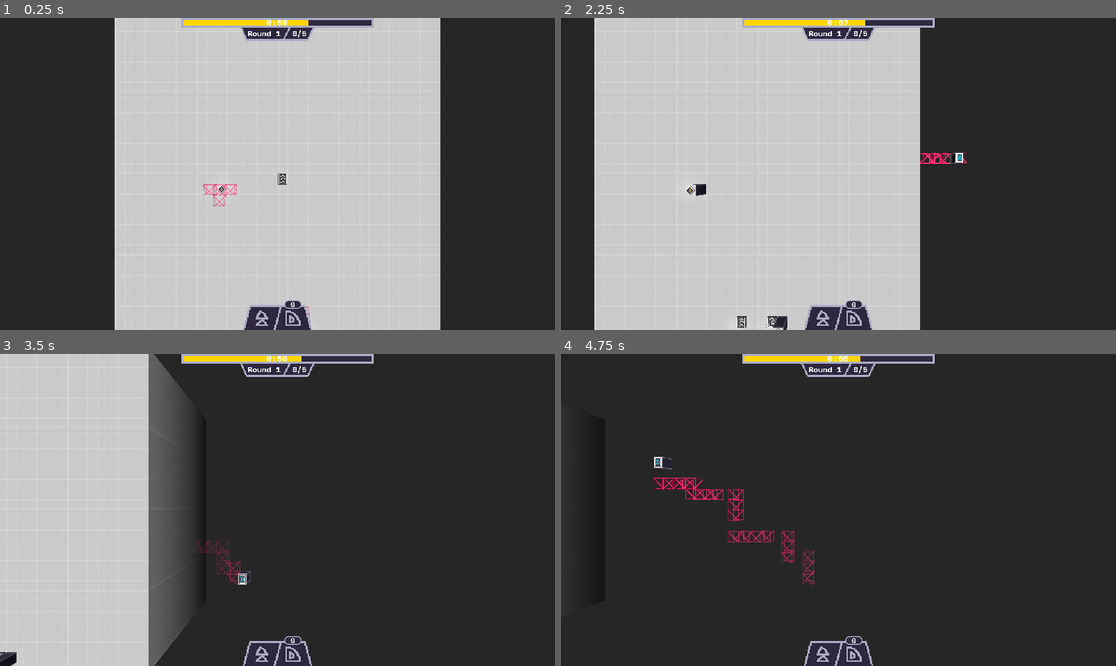
Above: before the commit, frames 1-4 (two rows, left to right).
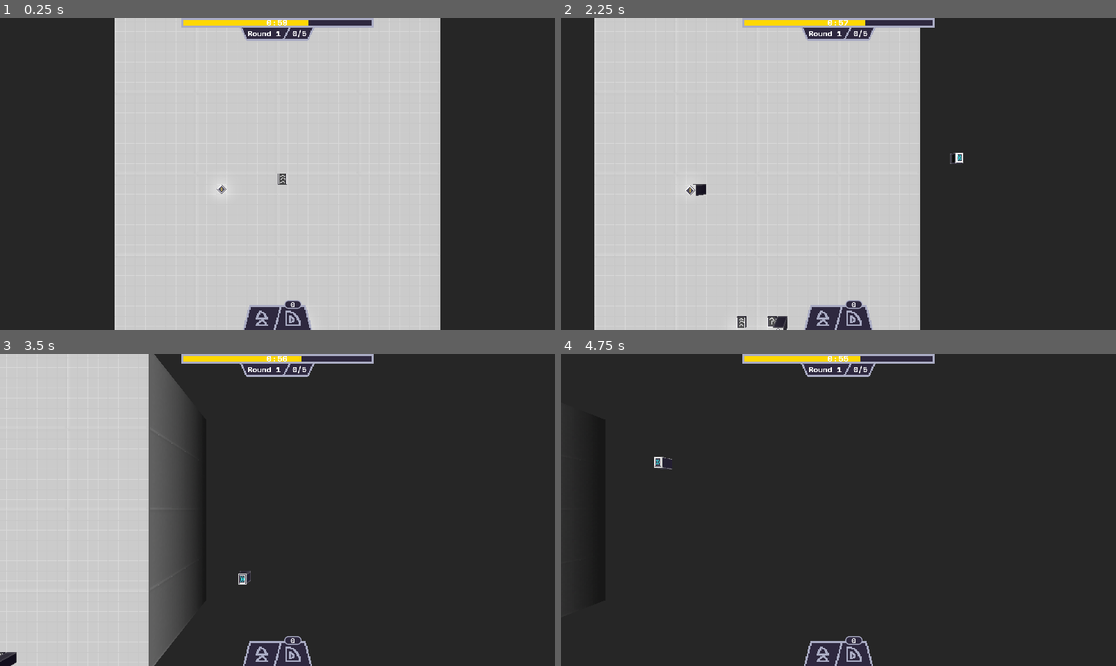
Above: after the commit, the same moments.

Repository: apia46/ThingDeliverer
Game: Godot game, scene res://scenes/game.tscn
Two runs of this game, one before a commit and one after it. Both use one fixed random seed, a clock stepped at 60 frames per second and the inputs below.
Inputs (mouse positions are in pixels of both pictures, inside the frame that each line leads up to):
- Up to frame 1 (0.25 s): no input
- Up to frame 2 (2.25 s): click (821, 317) at 0.5 s; click "0" at 1.25 s; tap Enter at 2 s; move the mouse to (960, 158) at 2.02 s; hold D from 2.03 s (still down); tap E at 2.1 s; click (960, 158) at 2.17 s
- Up to frame 3 (3.5 s): release D at 2.75 s; drag from (166, 525) to (249, 572) at 2.77 s
- Up to frame 4 (4.75 s): move the mouse to (894, 441) at 3.52 s; hold D 3.53-4.25 s; tap F at 3.6 s; click (894, 441) at 3.67 s; drag from (810, 572) to (672, 463) at 4.27 s

The runs differ from the first frame. In frame 1, 0.2% of the frame differs, in the area x 36-56%, y 53-97%; in frame 2, 0.1%; in frame 3, 0.3%; in frame 4, 0.9%, in the area x 16-46%, y 39-74%.

Commit message:
finished tidying things up

Diff:
--- a/scripts/entities/belt.gd
+++ b/scripts/entities/belt.gd
@@ -20,14 +20,6 @@
 	super()
 	checkPrevious()
 	updateNext()
-
-func previousWillBeDisconnected() -> void:
-	pathNode.disconnectFromPath()
-
-func previousWillBeDeleted() -> void:
-	previousDirection = U.ROTATIONS.DOWN
-	pathNode.disconnectFromPath()
-	loadVisuals()
 
 func checkPrevious() -> void:
 	var previousNode
@@ -83,7 +75,7 @@
 	currentlyDisplayedPreviousDirection = previousDirection
 
 func delete() -> void:
-	pathNode.disconnectFromPath(true)
+	pathNode.delete()
 	if itemDisplay: scene.items.removeDisplay(itemDisplay)
 	super()
 
--- a/scripts/entities/entity.gd
+++ b/scripts/entities/entity.gd
@@ -45,8 +45,6 @@
 	var entity = scene.getEntity(node.position + U.rotate(difference, rotation))
 	return entity.asNodeInputFrom(node) if entity else null
 
-func previousWillBeDisconnected() -> void: assert(false)
-func previousWillBeDeleted() -> void: assert(false)
 func checkPrevious() -> void: pass
 func updateNext() -> void: pass
 func checkNext() -> void: pass # used sparingly
--- a/scripts/entities/outputter.gd
+++ b/scripts/entities/outputter.gd
@@ -6,13 +6,6 @@
 	if !pathNode.previousNode: visualInstance = preload("res://scenes/entityVisuals/outputDirectionless.tscn").instantiate()
 	else: visualInstance = preload("res://scenes/entityVisuals/output.tscn").instantiate()
 	super()
-
-func previousWillBeDisconnected() -> void:
-	pathNode.path.uncomplete()
-
-func previousWillBeDeleted() -> void:
-	pathNode.path.uncomplete()
-	loadVisuals()
 
 func checkPrevious() -> void:
 	var previousNode
@@ -32,12 +25,15 @@
 			rotation = U.v2itorot(previousNode.position - position)
 			pointing = true
 			loadVisuals()
-	elif pointing:
-		pointing = false
-		rotation = U.ROTATIONS.UP
-		if pathNode.previousNode:
-			pathNode.previousNode.nextNode = null
-			pathNode.previousNode = null
+		else: pathNode.path.uncomplete()
+	else:
+		pathNode.path.uncomplete()
+		if pointing:
+			pointing = false
+			rotation = U.ROTATIONS.UP
+			if pathNode.previousNode:
+				pathNode.previousNode.nextNode = null
+				pathNode.previousNode = null
 		loadVisuals()
 
 func asNodeInputFrom(node:PathNode) -> PathNode:
--- a/scripts/entities/underground.gd
+++ b/scripts/entities/underground.gd
@@ -4,5 +4,5 @@
 var pathNode:PathNode
 
 func delete() -> void:
-	pathNode.disconnectFromPath(true)
+	pathNode.delete()
 	super()
--- a/scripts/entities/undergroundInput.gd
+++ b/scripts/entities/undergroundInput.gd
@@ -10,12 +10,6 @@
 	if visualInstance: visualInstance.queue_free()
 	visualInstance = preload("res://scenes/entityVisuals/undergroundInput.tscn").instantiate()
 	super()
-
-func previousWillBeDisconnected() -> void:
-	pathNode.disconnectFromPath()
-
-func previousWillBeDeleted() -> void:
-	pathNode.disconnectFromPath()
 
 func checkPrevious() -> void:
 	var previousNode = getNodeInputFromRelative(pathNode, Vector2i(0,1))
--- a/scripts/entities/undergroundOutput.gd
+++ b/scripts/entities/undergroundOutput.gd
@@ -10,9 +10,6 @@
 	if pathNode.isPathComplete() and !itemDisplay: itemDisplay = scene.items.addDisplay(pathNode.path.itemType, position, U.r180(rotation))
 	elif itemDisplay: itemDisplay = scene.items.removeDisplay(itemDisplay)
 	super()
-
-func previousWillBeDisconnected() -> void:
-	pathNode.disconnectFromPath()
 
 func checkPrevious() -> void:
 	if !pathNode.previousNode:
--- a/scripts/game.gd
+++ b/scripts/game.gd
@@ -47,7 +47,7 @@
 var currentDragX:U.BOOL3 = U.BOOL3.UNKNOWN # current drag direction; used for the thing with the belt
 var dragStartPos:Vector2i
 
-var isDebug:bool = true
+var isDebug:bool = false
 
 func _ready() -> void:
 	for x in range(-2, 2): for y in range(-2, 2):
--- a/scripts/pathNode.gd
+++ b/scripts/pathNode.gd
@@ -24,17 +24,18 @@
 	entity.updateNext()
 	node.entity.joinedBefore(self)
 
-func disconnectFromPath(delete:=false) -> void:
+func delete() -> void:
+	if path and path.completed: path.uncomplete()
 	if nextNode:
-		if delete:
-			nextNode.previousNode = null
-			nextNode.entity.previousWillBeDeleted()
-		else:
-			nextNode.entity.previousWillBeDisconnected()
+		nextNode.previousNode = null
+		nextNode.entity.checkPrevious()
 	if previousNode:
-		if delete: previousNode.nextNode = null
+		previousNode.nextNode = null
 		previousNode.entity.checkNext()
+
+func disconnectFromPath() -> void:
 	if path and path.completed: path.uncomplete()
+	if nextNode: nextNode.entity.checkPrevious()
 	path = null
 	entity.loadVisuals()
 
